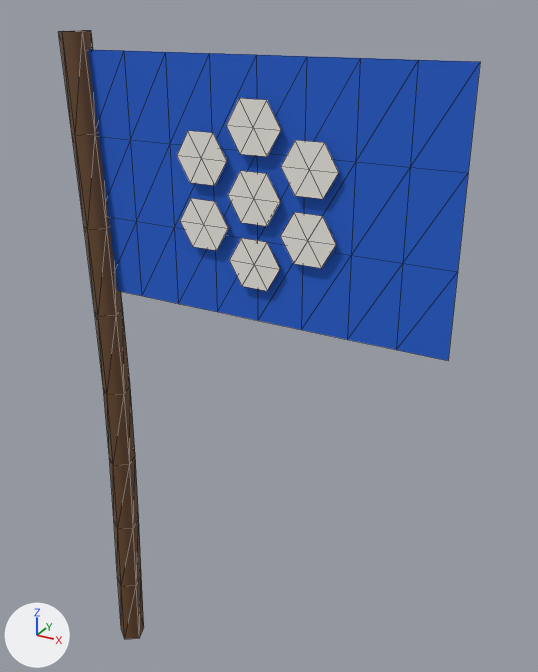
One commit to the glTF model assets/models/flag_nuee.glb: the scene before it, then after it.
The view is the same before and after, from a 50 mm camera at (9.88, -10.83, 14.36) aimed at (3.52, 0.74, 8.57). Every picture has the same lights, and +X, +Y and +Z are marked at lower left. The older version comes first. Mesh edges are drawn as thin lines. Where no turn or scale is listed for an object, it has been applied to the vertices. Vertices at exactly the same position are counted once.
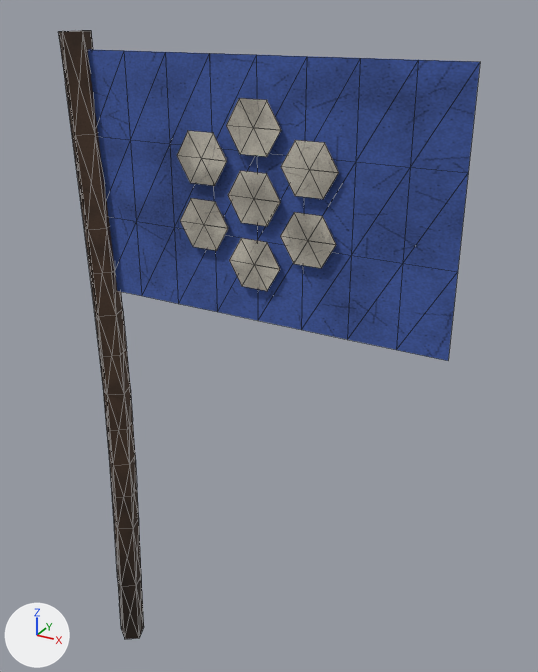
Diff of the bpy script that builds the scene:
```diff
--- a/assets/models/flag_nuee.glb.py
+++ b/assets/models/flag_nuee.glb.py
@@ mat_material_0 @@
 mat_material_0 = bpy.data.materials.new('Material_0')
-# nodes: BsdfPrincipled, OutputMaterial
-# colours: brown #6b4a2f
+# nodes: BsdfPrincipled, Mix x2, OutputMaterial, TexImage, VertexColor
+# colours: brown #5b4332, mixed with the vertex colours
+# uses the picture img_grime
@@ mat_material_1 @@
 n0 = _N.new('ShaderNodeBsdfPrincipled'); n0.name = 'Principled BSDF'
-n0.inputs[0].default_value = (0.0137, 0.114, 0.638, 1.0)  # 'Base Color', blue #1f5fd1
-n0.inputs[2].default_value = 0.9  # 'Roughness'
+n0.inputs[2].default_value = 1.0  # 'Roughness'
 n1 = _N.new('ShaderNodeOutputMaterial'); n1.name = 'Material Output'
+n2 = _N.new('ShaderNodeMix'); n2.name = 'Mix'
+n2.data_type = 'RGBA'
+n2.blend_type = 'MULTIPLY'
+n2.inputs[0].default_value = 1.0  # 'Factor'
+n2.inputs[7].default_value = (0.0642, 0.126, 0.444, 1.0)  # 'B', blue #4863b2
+n3 = _N.new('ShaderNodeTexImage'); n3.name = 'Image Texture'
+n3.image = img_grime
 _L.new(n0.outputs[0], n1.inputs[0])  # 'BSDF' to 'Surface'
+_L.new(n2.outputs[2], n0.inputs[0])  # 'Result' to 'Base Color'
+_L.new(n3.outputs[0], n2.inputs[6])  # 'Color' to 'A'
@@ mat_material_2 @@
 mat_material_2 = bpy.data.materials.new('Material_2')
-# nodes: BsdfPrincipled, OutputMaterial
-# colours: white #f4f1ea
+# nodes: BsdfPrincipled, Mix x2, OutputMaterial, TexImage, VertexColor
+# colours: pale yellow #e1dacb, mixed with the vertex colours
+# uses the picture img_grime
@@ me_mesh_2 @@
 me_mesh_2.from_pydata(...)  # 8 vertices, 6 faces; spans x -0.51..0.51, y 0.0, z -0.442..0.442
+# me_mesh_2 part 1: 6 kept faces spanning x -0.51..0.51, y 0.0, z -0.442..0.442 get new texture (UV) coordinates
 me_mesh_2.materials.append(mat_material_2)
@@ me_mesh_3 @@
 me_mesh_3.from_pydata(...)  # 8 vertices, 6 faces; spans x -0.51..0.51, y 0.0, z -0.442..0.442
+# me_mesh_3 part 2: 6 kept faces spanning x -0.51..0.51, y 0.0, z -0.442..0.442 get new texture (UV) coordinates
 me_mesh_3.materials.append(mat_material_2)
@@ me_mesh_4 @@
 me_mesh_4.from_pydata(...)  # 8 vertices, 6 faces; spans x -0.51..0.51, y 0.0, z -0.442..0.442
+# me_mesh_4 part 3: 6 kept faces spanning x -0.51..0.51, y 0.0, z -0.442..0.442 get new texture (UV) coordinates
 me_mesh_4.materials.append(mat_material_2)
@@ me_mesh_5 @@
 me_mesh_5.from_pydata(...)  # 8 vertices, 6 faces; spans x -0.51..0.51, y 0.0, z -0.442..0.442
+# me_mesh_5 part 4: 6 kept faces spanning x -0.51..0.51, y 0.0, z -0.442..0.442 get new texture (UV) coordinates
 me_mesh_5.materials.append(mat_material_2)
@@ me_mesh_6 @@
 me_mesh_6.from_pydata(...)  # 8 vertices, 6 faces; spans x -0.51..0.51, y 0.0, z -0.442..0.442
+# me_mesh_6 part 5: 6 kept faces spanning x -0.51..0.51, y 0.0, z -0.442..0.442 get new texture (UV) coordinates
 me_mesh_6.materials.append(mat_material_2)
@@ me_mesh_7 @@
 me_mesh_7.from_pydata(...)  # 8 vertices, 6 faces; spans x -0.51..0.51, y 0.0, z -0.442..0.442
+# me_mesh_7 part 6: 6 kept faces spanning x -0.51..0.51, y 0.0, z -0.442..0.442 get new texture (UV) coordinates
 me_mesh_7.materials.append(mat_material_2)
@@ me_mesh_8 @@
 me_mesh_8.from_pydata(...)  # 8 vertices, 6 faces; spans x -0.51..0.51, y 0.0, z -0.442..0.442
+# me_mesh_8 part 7: 6 kept faces spanning x -0.51..0.51, y 0.0, z -0.442..0.442 get new texture (UV) coordinates
 me_mesh_8.materials.append(mat_material_2)
```

Changed parts and their boxes (x1, y1, x2, y2) in the pictures (538 x 672 px):
'mesh_1', surface changed
    both: (88, 49, 480, 361)
'mesh_0', surface changed
    both: (58, 30, 144, 639)
'mesh_4', surface changed (white to grey)
    both: (281, 140, 339, 199)
'mesh_5', surface changed (white to grey)
    both: (226, 98, 281, 157)
'mesh_9', surface changed (white to grey)
    both: (280, 212, 336, 268)
'mesh_3', surface changed (white to grey)
    both: (228, 171, 280, 226)
'mesh_6', surface changed (white to grey)
    both: (177, 131, 227, 186)
'mesh_8', surface changed (white to grey)
    both: (229, 238, 280, 291)
'mesh_7', surface changed (white to grey)
    both: (180, 198, 228, 251)
